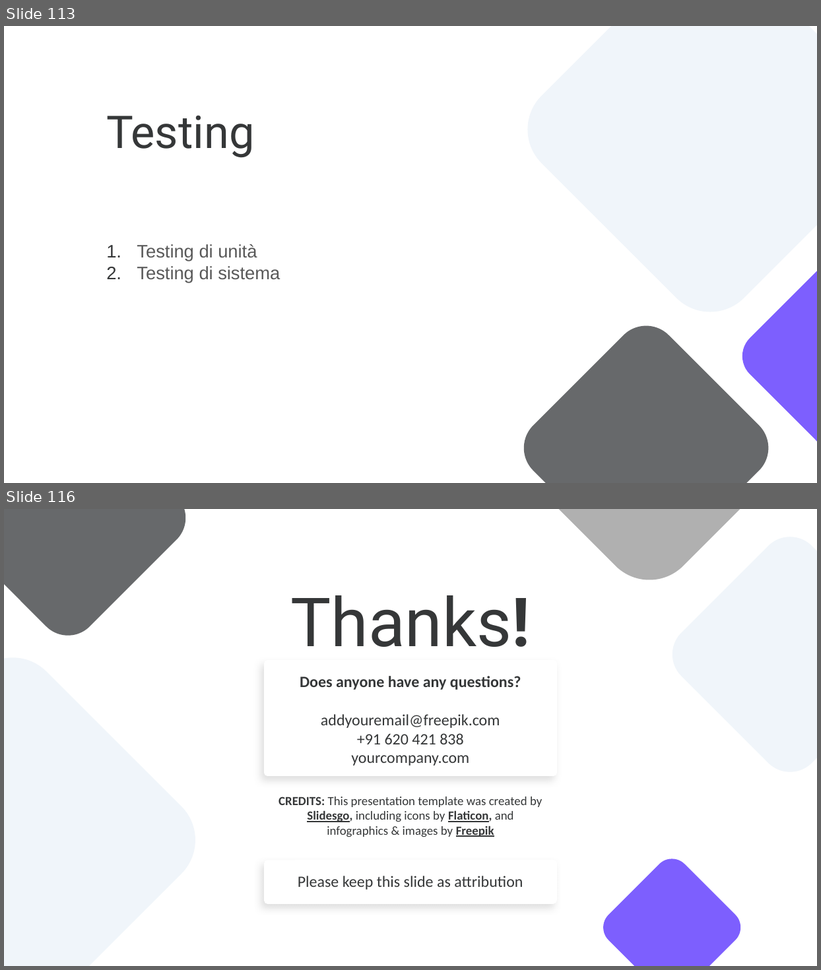
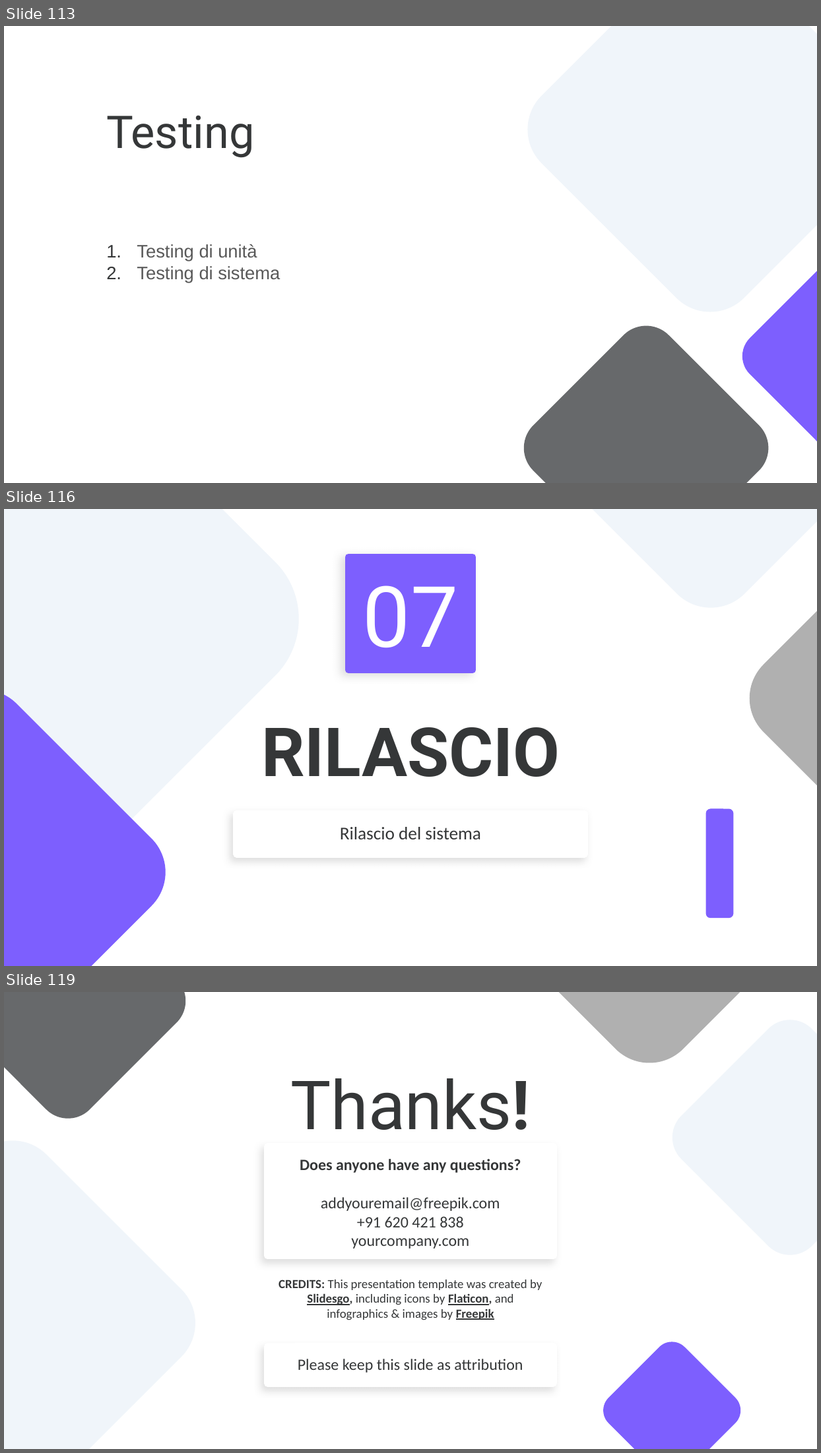
Before and after one commit to notjuary/Bookster_Classe03, a slide deck: DOC/Presentazione.pptx. Shown one above the other, each under a label of ours: slides 113 and 116 before the commit, slides 113, 116 and 119 after it; the slides between them are not shown. The pictures are 821x970 and 821x1453 pixels, drawn with LibreOffice and Linux fonts; fonts in the diff are those of the drawing. Boxes give left, top, right and bottom in pixels: in the first picture for what was removed or moved away, otherwise in the second. Text is boxed around its words. In the diff, an @@ line names an element or a change of style, - is before the commit and + after.

```diff
--- a/DOC/Presentazione.pptx
+++ b/DOC/Presentazione.pptx
@@ slide 116 added at [4,509,817,966], background #FFFFFF @@
@@ group added at [4,509,817,966]: 4 rounded rectangles @@
@@ title added at [349,557,473,670], fill #7D5FFE, outline #7D5FFE 6 pt, 75 pt, text #FFFFFF @@
+07
@@ title added at [261,727,560,777], 60 pt, text #353738, bold @@
+RILASCIO
@@ subtitle added at [236,814,585,855], fill #FFFFFF, outline #FFFFFF 6 pt, 16 pt, text #353738 @@
+Rilascio del sistema
@@ rounded rectangle added at [706,809,733,919], fill #7D5FFE @@
@@ what was slide 116 is now slide 119 @@
```
Also in this commit, not shown: 2 slides changed, 2 other slides added.
